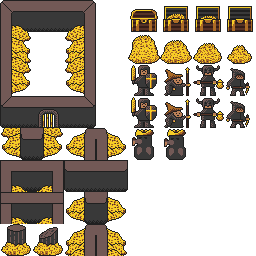
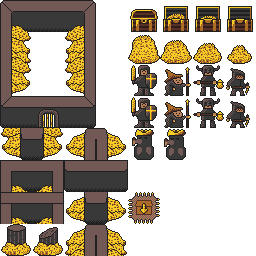
The second 256×256 image is a revision of the first. Changes to its layers:
painted on "Layer" over [128, 192, 160, 224]
